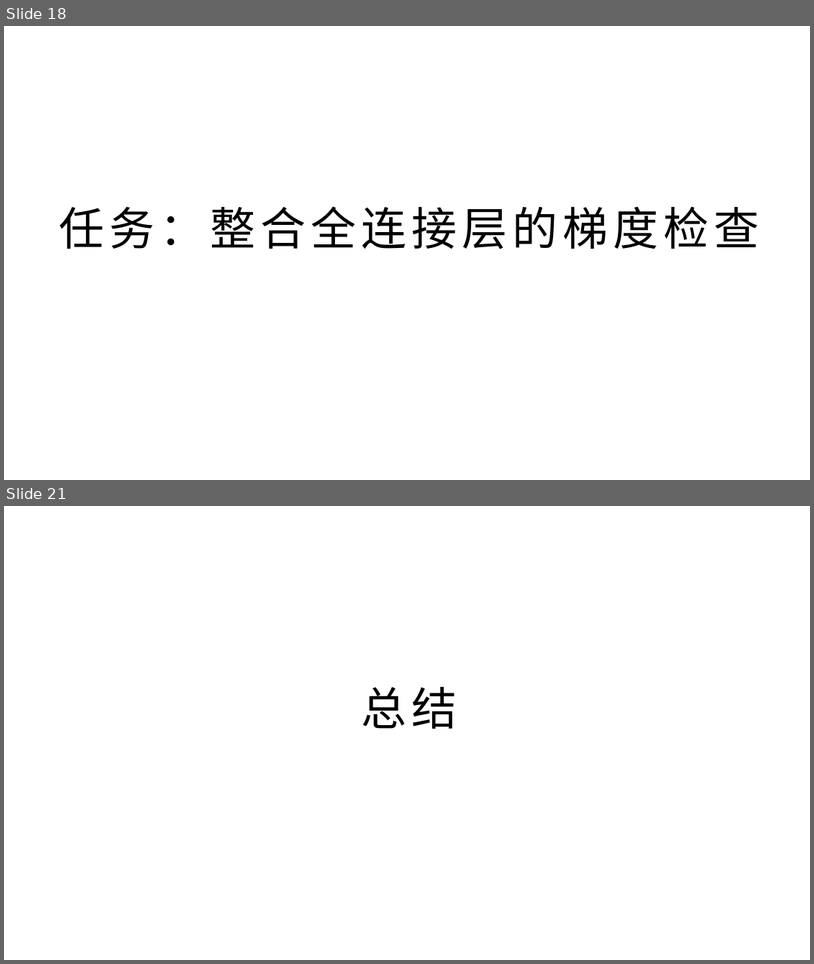
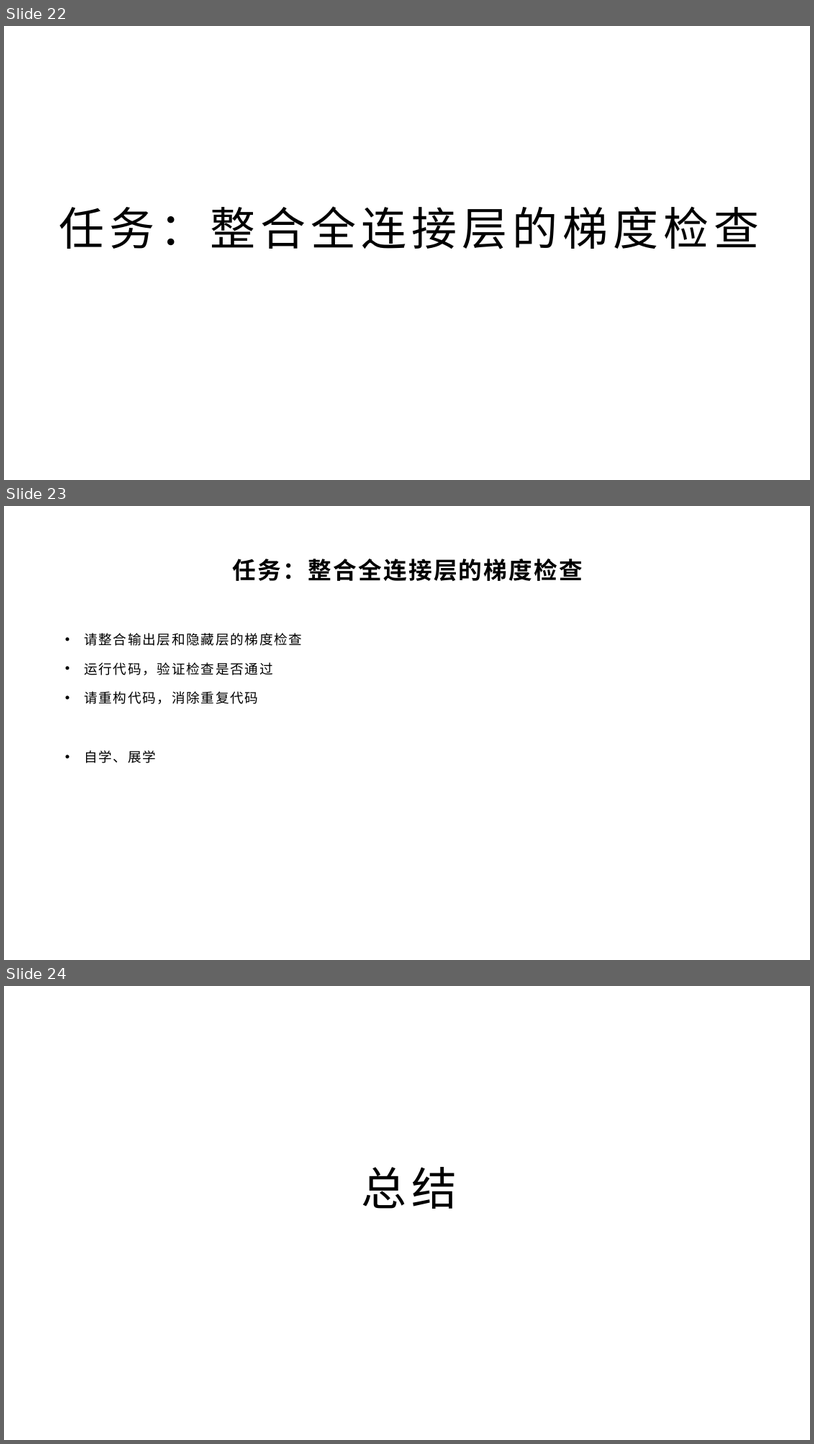
Before and after one commit to yyc-git/DeepLearningEdu, a slide deck: lessons/4_gradient_check/ppt/全连接层的梯度检查.pptx. Shown one above the other, each under a label of ours: slides 18 and 21 before the commit, slides 22, 23 and 24 after it; the slides between them are not shown. The pictures are 814x964 and 814x1444 pixels, drawn with LibreOffice and Linux fonts; fonts in the diff are those of the drawing; background and template pictures are left out. Boxes give left, top, right and bottom in pixels: in the first picture for what was removed or moved away, otherwise in the second. Text is boxed around its words. In the diff, an @@ line names an element or a change of style, - is before the commit and + after.

```diff
--- a/lessons/4_gradient_check/ppt/全连接层的梯度检查.pptx
+++ b/lessons/4_gradient_check/ppt/全连接层的梯度检查.pptx
@@ slide 23 added at bbox=[4, 506, 810, 960], background picture (left out) @@
@@ title added at bbox=[233, 559, 584, 581], 28 pt, text #000000, bold @@
+任务：整合全连接层的梯度检查
@@ text added at bbox=[84, 633, 302, 763], 16 pt, text #000000 @@
+• 请整合输出层和隐藏层的梯度检查
+• 运行代码，验证检查是否通过
+• 请重构代码，消除重复代码
+• 自学、展学
@@ what was slide 18 is now slide 22 @@
@@ what was slide 21 is now slide 24 @@
```
Also in this commit, not shown: 6 slides changed, 3 other slides added, 1 slide removed, 1 other file.
